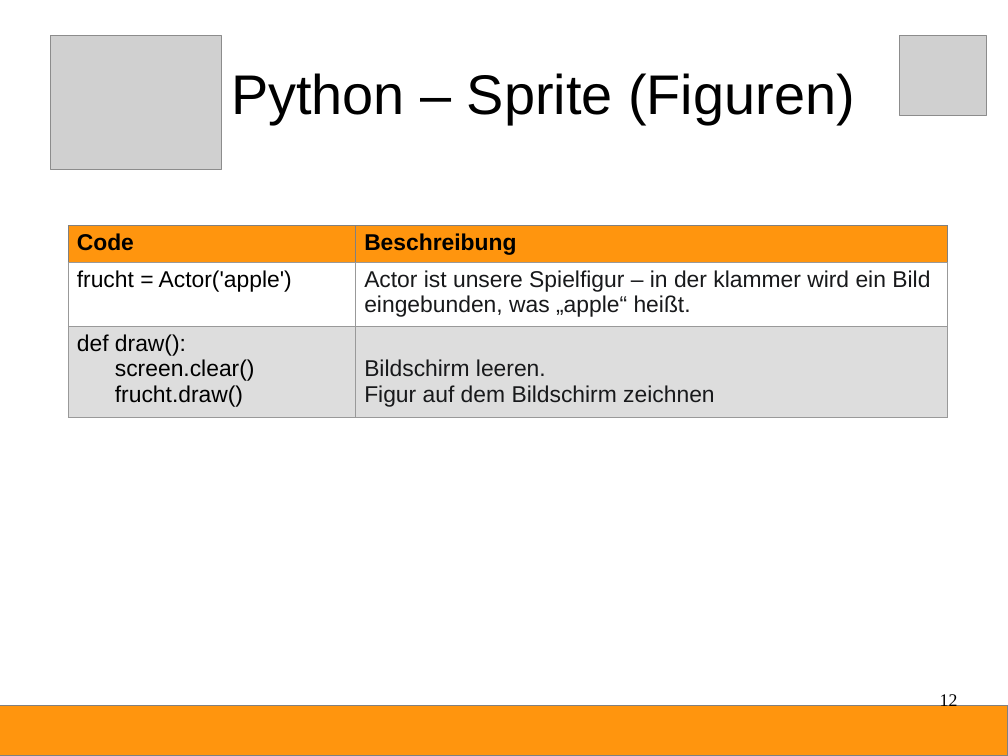
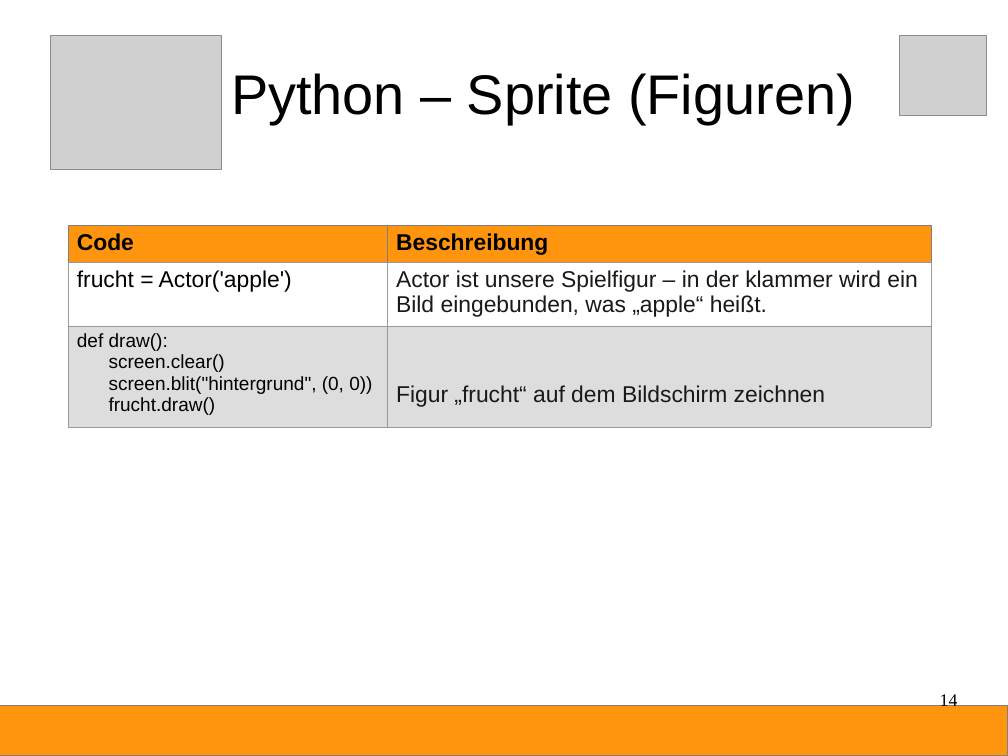
Before and after one commit to Devoxx4KidsDE/python-games, a slide deck: slide 14 of fruchthuhn/Python-Anleitung.odp (slide 12 before the commit). Drawn at 1008x756 pixels with LibreOffice and Linux fonts; fonts in the diff are those of the drawing; grey boxes stand for pictures. Boxes give left, top, right and bottom in pixels: in the first picture for what was removed or moved away, otherwise in the second. Text is boxed around its words. In the diff, an @@ line names an element or a change of style, - is before the commit and + after.

Commit message:
add description to draw the background image into screen

```diff
--- a/fruchthuhn/Python-Anleitung.odp
+++ b/fruchthuhn/Python-Anleitung.odp
@@ table at [68, 225, 931, 419] @@
@@ row 3, column 1: "def draw(): / screen.clear() / frucht.draw()" to "def draw(): / screen.clear() / screen.blit("hintergrund", (0, 0)) / frucht.draw()" @@
-row 3, column 2: Bildschirm leeren. / Figur auf dem Bildschirm zeichnen
+row 3, column 2: Figur „frucht“ auf dem Bildschirm zeichnen
@@ table: place and size @@
-table at [68, 225, 947, 411]
+table at [68, 225, 931, 419]
@@ page number at [940, 693, 958, 711]: text changed @@
-12
+14
```
Also in this commit, not shown: 2 slides added, 4 other files.
